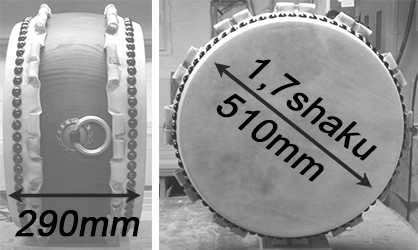
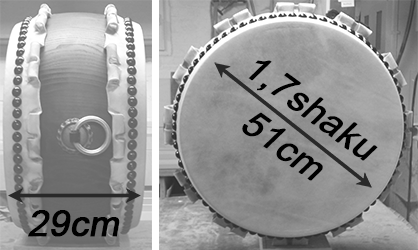
Two versions of the same layered image (418×250). Layer-by-layer changes:
renamed "1,7shaku 510mm" to "1,7shaku 51cm", painted on it over [216, 59, 378, 182]
renamed "290mm" to "29cm", painted on it over [15, 210, 140, 237]
